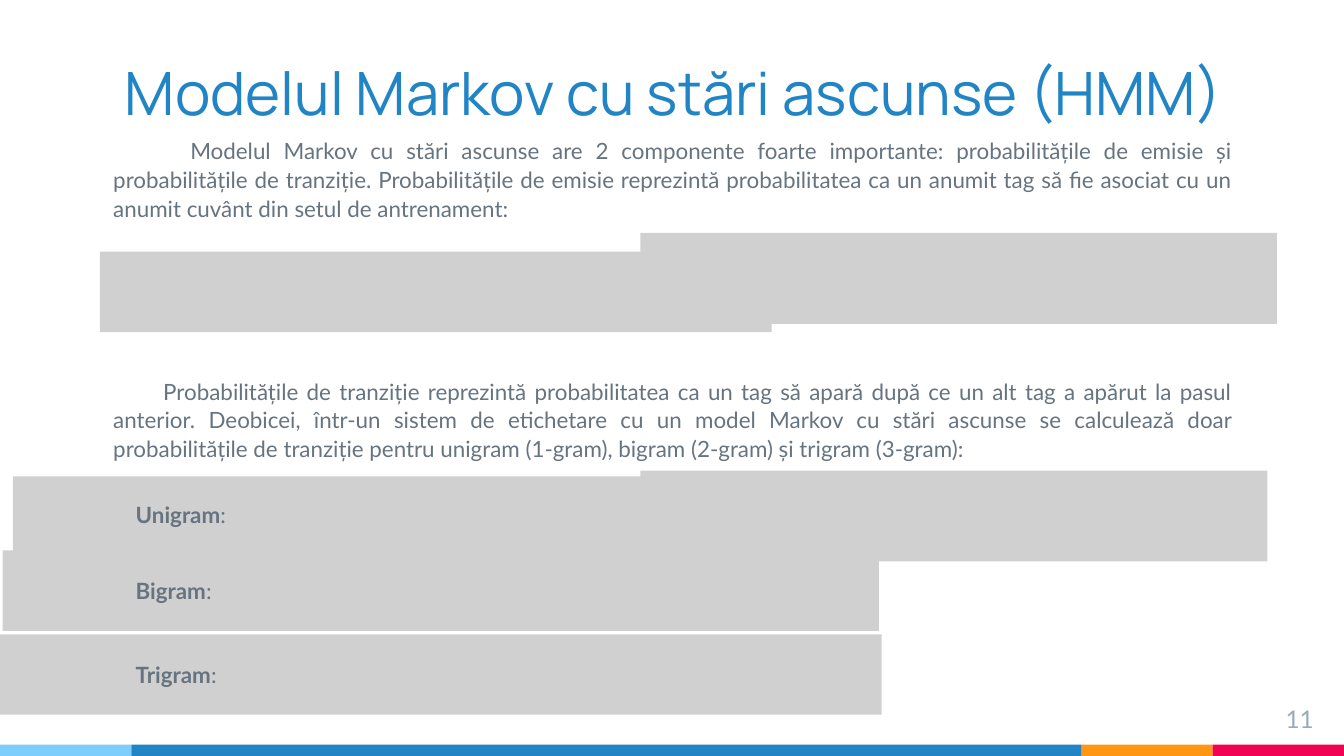
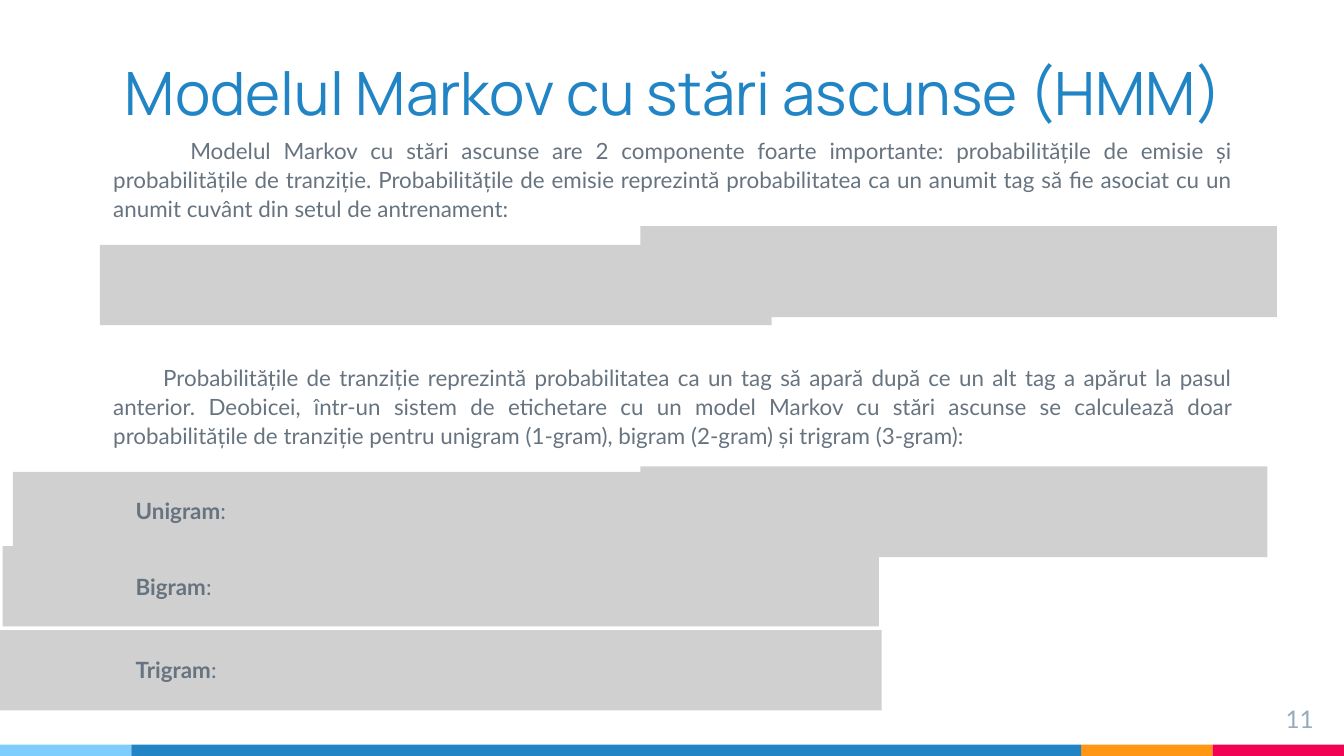
Before and after one commit to ST4NSB/part-of-speech-tagging, a slide deck: slide 11 of docs/pos_tagging_prezentare.pptx. Drawn at 1344x756 pixels with LibreOffice and Linux fonts; fonts in the diff are those of the drawing; grey boxes stand for pictures. Boxes give left, top, right and bottom in pixels: in the first picture for what was removed or moved away, otherwise in the second. Text is boxed around its words. In the diff, an @@ line names an element or a change of style, - is before the commit and + after.

Commit message:
done i think (docs)

```diff
--- a/docs/pos_tagging_prezentare.pptx
+++ b/docs/pos_tagging_prezentare.pptx
@@ 6 pictures, 3 texts: place and size @@
-6 pictures, 3 texts at (0,233,1277,715)
+6 pictures, 3 texts at (0,226,1277,711)
@@ text "Probabilitățile de tranziție reprezintă probabilitatea ...": place and size @@
-text "Probabilitățile de tranziție reprezintă probabilitatea ..." at (113,383,1231,462)
+text "Probabilitățile de tranziție reprezintă probabilitatea ..." at (113,369,1231,449)
```
